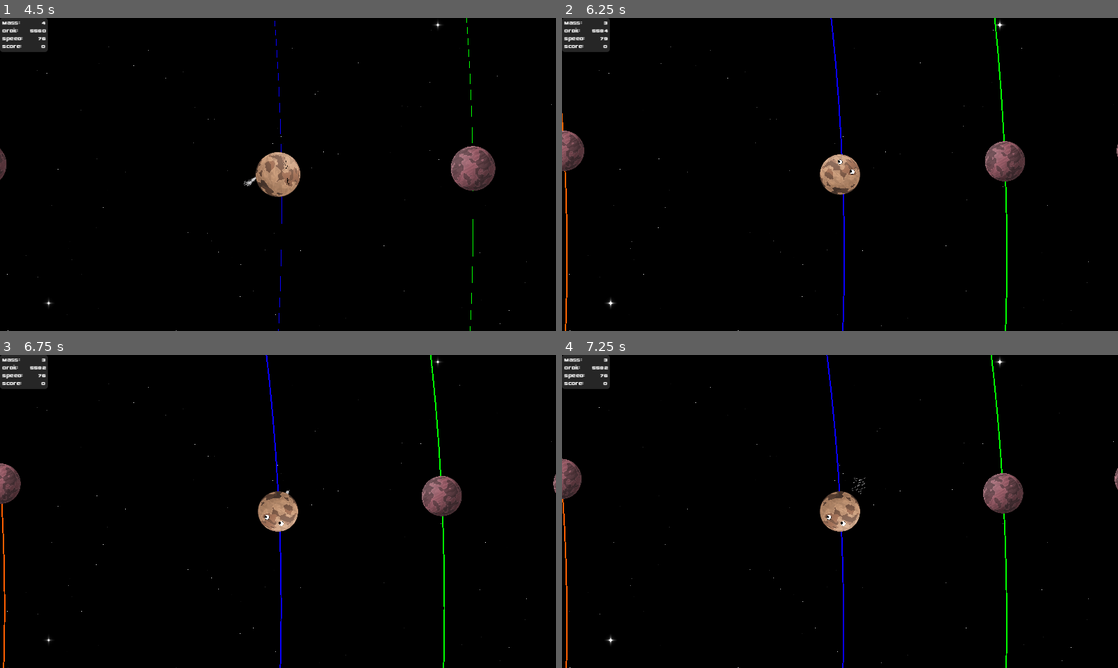
Above: before the commit, frames 1-4 (two rows, left to right).
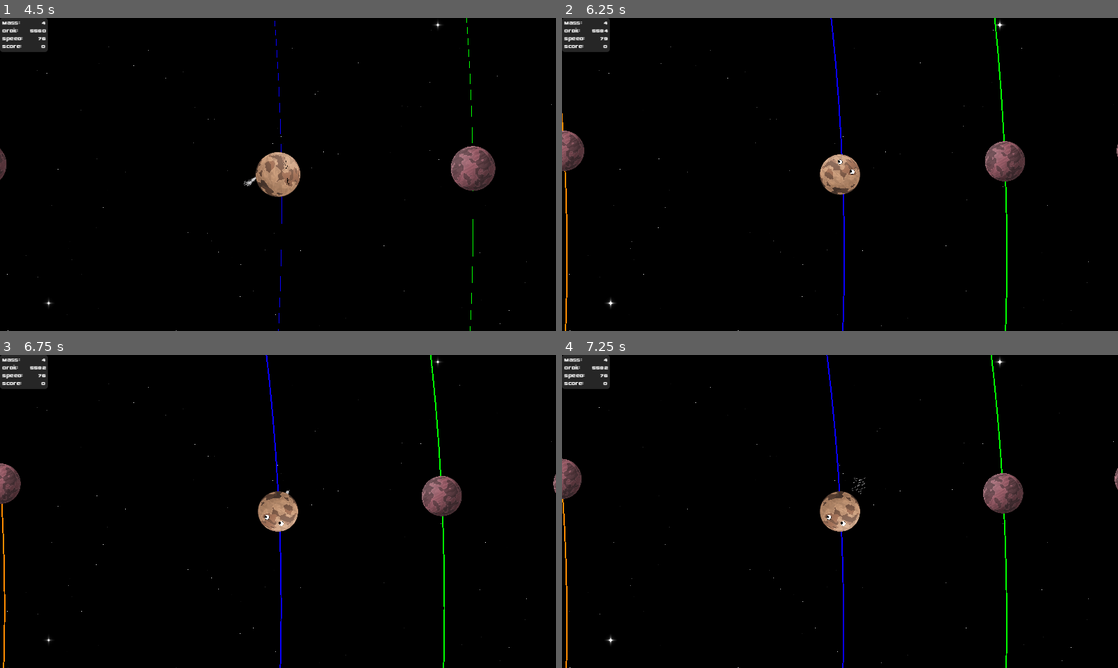
Above: after the commit, the same moments.

Repository: AnEvilPenguin/Pirate-Jam-16
Game: Godot game, scene res://Controllers/GameController/GameController.tscn
Same seed, same stepped clock (60 frames per second), same inputs: the game is played once before the commit and once after it. The engine's default icon, where the game draws it, is replaced by a stand-in: a white triangle on a blue panel in a dark square.
Inputs (mouse positions are in pixels of both pictures, inside the frame that each line leads up to):
- Up to frame 1 (4.5 s): click "NEW GAME" at 0.5 s; click "Next -->" at 1.25 s; click "<-- Previous" at 2 s; click "Next -->" at 2.75 s; click "Finish" at 3.5 s; tap Enter (ui_accept) at 4.25 s; move the mouse to (400, 158) at 4.27 s; hold Right (ui_right) from 4.28 s (still down); hold Space (add_momentum) from 4.28 s (still down)
- Up to frame 2 (6.25 s): tap Enter (ui_accept) at 4.52, 5.27 s; move the mouse to (728, 190) at 5.02 s; release Space (add_momentum) at 5.03 s; tap Mouse wheel up (zoom_in) at 5.1 s; move the mouse to (895, 105) at 5.77 s; release Right (ui_right) at 5.78 s; hold Left (ui_left) from 5.78 s (still down); tap Mouse wheel down (zoom_out) at 5.85 s
- Up to frame 3 (6.75 s): move the mouse to (250, 574) at 6.52 s; release Left (ui_left) at 6.53 s; hold Right (ui_right) from 6.53 s (still down); tap Space (add_momentum) at 6.6 s
- Up to frame 4 (7.25 s): keep holding Right (ui_right); tap Enter (ui_accept) at 6.77 s

Frame 1 is identical in both runs. In frame 2, 0.1% of the frame differs, in the area x 0-9%, y 1-100%; in frame 3, 0.1%; in frame 4, 0.1%.

Commit message:
feat: add initial moon

Diff:
--- a/Scenes/Components/orbit_line.gd
+++ b/Scenes/Components/orbit_line.gd
@@ -25,8 +25,6 @@
 @export
 var color: Color = Color.RED
 
-var _lastDistance: float
-
 
 # TODO get target, just parent?
 # TODO put target name just above line
@@ -48,9 +46,7 @@
 func _process(_delta):
 	$Line2D.default_color = color
 
-	if (_lastDistance != distance):
-		_draw_circle_at_point(centerPoint, distance, pointCount)
-		_lastDistance = distance
+	_draw_circle_at_point(centerPoint, distance, pointCount)
 
 func _draw_circle_at_point(center, radius, points):
 	line.clear_points()
--- a/Scenes/Planets/base_planet.gd
+++ b/Scenes/Planets/base_planet.gd
@@ -1,3 +1,4 @@
+@tool
 extends CharacterBody2D
 
 @export
@@ -13,6 +14,9 @@
 var texture: Texture2D
 
 @export
+var textureScale: Vector2 = Vector2(0.1, 0.1)
+
+@export
 var orbitalDistance: float
 
 @onready
@@ -21,7 +25,9 @@
 var _centerPosition: Vector2
 
 func _ready():
-	$Sprite2D.texture = texture
+	if (texture):
+		$Sprite2D.texture = texture
+		$Sprite2D.scale = textureScale
 
 	if (orbitalDistance < 1.0):
 		orbitalDistance = global_position.x
@@ -32,30 +38,41 @@
 		_centerPosition = Vector2.ZERO
 	else:
 		_centerPosition = center.global_position
+		_orbitLine.centerPoint = _centerPosition
 
 func _process(_delta):
+	if(Engine.is_editor_hint() && texture):
+		$Sprite2D.texture = texture
+		$Sprite2D.scale = textureScale
+		return
+	elif (Engine.is_editor_hint()):
+		return
+
 	if (center):
 		_centerPosition = center.global_position
+		_orbitLine.centerPoint = _centerPosition
 
 	var player = Global.gameController.player
 
-	var my_mass_x_speed = mass * speed
-	var their_mass_x_speed = player.mass * abs(player.speed)
+	var my_mass = mass
+	var their_mass = player.mass
 
-	# TODO set line hue based on whether player can hit successfully or not
 
-	var hitPercent = their_mass_x_speed / my_mass_x_speed * 100
+	var hitPercent = their_mass / my_mass * 100
 
 	# hue 0 - 120 (red - to green)
 	var hue = hitPercent * 1.2
 	var clamped = clamp(hue, 0.0, 120.0)
 
-
+	# Set line color based on whether player can successfully hit or not
 	var newColor = Color.from_hsv(clamped / 360.0, 1.0, 1.0)
 
 	_orbitLine.color = newColor
 
 func _physics_process(_delta):
+	if(Engine.is_editor_hint()):
+		return
+
 	var dirToCenter = global_position - _centerPosition
 
 	velocity = dirToCenter.orthogonal().limit_length(speed);
--- a/Scenes/Planets/base_planet.tscn
+++ b/Scenes/Planets/base_planet.tscn
@@ -1,9 +1,12 @@
-[gd_scene load_steps=4 format=3 uid="uid://cd8d6l4opsm2d"]
+[gd_scene load_steps=5 format=3 uid="uid://cd8d6l4opsm2d"]
 
 [ext_resource type="Script" path="res://Scenes/Planets/base_planet.gd" id="1_mmngi"]
 [ext_resource type="PackedScene" uid="uid://dmb1oatxee3p6" path="res://Scenes/Components/orbit_line.tscn" id="2_h8juc"]
 
 [sub_resource type="CircleShape2D" id="CircleShape2D_7avgr"]
+radius = 49.0
+
+[sub_resource type="CircleShape2D" id="CircleShape2D_bm0af"]
 radius = 51.0
 
 [node name="BasePlanet" type="CharacterBody2D"]
--- a/Scenes/solar_system.tscn
+++ b/Scenes/solar_system.tscn
@@ -6,6 +6,7 @@
 [ext_resource type="PackedScene" uid="uid://cd8d6l4opsm2d" path="res://Scenes/Planets/base_planet.tscn" id="3_cuui0"]
 [ext_resource type="Texture2D" uid="uid://boa24xmx2ojv7" path="res://Assets/Planets/planet06.png" id="4_gj5ru"]
 [ext_resource type="Texture2D" uid="uid://b2hby2abohghj" path="res://Assets/Planets/planet03.png" id="5_h718v"]
+[ext_resource type="Texture2D" uid="uid://cfj0owf7grk2d" path="res://Assets/Planets/meteor_detailedLarge.png" id="6_npdxg"]
 
 [node name="SolarSystem" type="Node2D"]
 script = ExtResource("1_svxg6")
@@ -20,6 +21,7 @@
 speed = 470.0
 mass = 5.0
 texture = ExtResource("4_gj5ru")
+textureScale = Vector2(0.1, 0.1)
 orbitalDistance = 1440.0
 
 [node name="Venus" parent="Planets" node_paths=PackedStringArray("center") instance=ExtResource("3_cuui0")]
@@ -28,6 +30,7 @@
 mass = 9.0
 center = NodePath("../../Sun")
 texture = ExtResource("4_gj5ru")
+textureScale = Vector2(0.1, 0.1)
 orbitalDistance = 1845.0
 
 [node name="Earth" parent="Planets" instance=ExtResource("3_cuui0")]
@@ -35,19 +38,33 @@
 speed = 375.0
 mass = 10.0
 texture = ExtResource("5_h718v")
+textureScale = Vector2(0.1, 0.1)
 orbitalDistance = 2288.0
+
+[node name="Moon" parent="Planets/Earth" node_paths=PackedStringArray("center") instance=ExtResource("3_cuui0")]
+position = Vector2(150, 0)
+scale = Vector2(0.3, 0.3)
+velocity = Vector2(-120.07, -408.203)
+speed = 800.0
+mass = 3.0
+center = NodePath("..")
+texture = ExtResource("6_npdxg")
+textureScale = Vector2(2, 2)
+orbitalDistance = 150.0
 
 [node name="Mars" parent="Planets" instance=ExtResource("3_cuui0")]
 position = Vector2(2700, 0)
 speed = 325.0
 mass = 6.0
 texture = ExtResource("4_gj5ru")
+textureScale = Vector2(0.1, 0.1)
 orbitalDistance = 2700.0
 
 [node name="Ceres" parent="Planets" instance=ExtResource("3_cuui0")]
 position = Vector2(3300, 0)
 mass = 5.6
 texture = ExtResource("4_gj5ru")
+textureScale = Vector2(0.1, 0.1)
 orbitalDistance = 3300.0
 
 [node name="Jupiter" parent="Planets" instance=ExtResource("3_cuui0")]
@@ -55,6 +72,7 @@
 speed = 200.0
 mass = 17.53
 texture = ExtResource("4_gj5ru")
+textureScale = Vector2(0.1, 0.1)
 orbitalDistance = 3750.0
 
 [node name="Saturn" parent="Planets" instance=ExtResource("3_cuui0")]
@@ -62,6 +80,7 @@
 speed = 175.0
 mass = 15.7
 texture = ExtResource("4_gj5ru")
+textureScale = Vector2(0.1, 0.1)
 orbitalDistance = 4125.0
 
 [node name="Uranus" parent="Planets" instance=ExtResource("3_cuui0")]
@@ -69,6 +88,7 @@
 speed = 125.0
 mass = 13.0
 texture = ExtResource("4_gj5ru")
+textureScale = Vector2(0.1, 0.1)
 orbitalDistance = 4575.0
 
 [node name="Neptune" parent="Planets" node_paths=PackedStringArray("center") instance=ExtResource("3_cuui0")]
@@ -77,6 +97,7 @@
 mass = 13.3
 center = NodePath("../../Sun")
 texture = ExtResource("4_gj5ru")
+textureScale = Vector2(0.1, 0.1)
 orbitalDistance = 4875.0
 
 [node name="Pluto" parent="Planets" node_paths=PackedStringArray("targetObject") instance=ExtResource("2_08sjl")]
@@ -84,6 +105,7 @@
 motion_mode = 1
 speed = 75.0
 mass = 3.7
+massCost = 0.05
 orbitalDistance = 5550.0
 targetObject = NodePath("../Earth")
 
@@ -93,6 +115,7 @@
 mass = 1.5
 center = NodePath("../../Sun")
 texture = ExtResource("4_gj5ru")
+textureScale = Vector2(0.1, 0.1)
 orbitalDistance = 6000.0
 
 [node name="Eris" parent="Planets" node_paths=PackedStringArray("center") instance=ExtResource("3_cuui0")]
@@ -101,4 +124,5 @@
 mass = 1.5
 center = NodePath("../../Sun")
 texture = ExtResource("4_gj5ru")
+textureScale = Vector2(0.1, 0.1)
 orbitalDistance = 6338.0
Binary file added: Assets/Planets/meteor_detailedLarge.png
Not shown, added: Assets/Planets/meteor_detailedLarge.png.import
Not shown: 1 places in Scenes/Planets/base_planet.tscn that only renumber resources
Not shown: 1 places in Scenes/solar_system.tscn that only renumber resources
